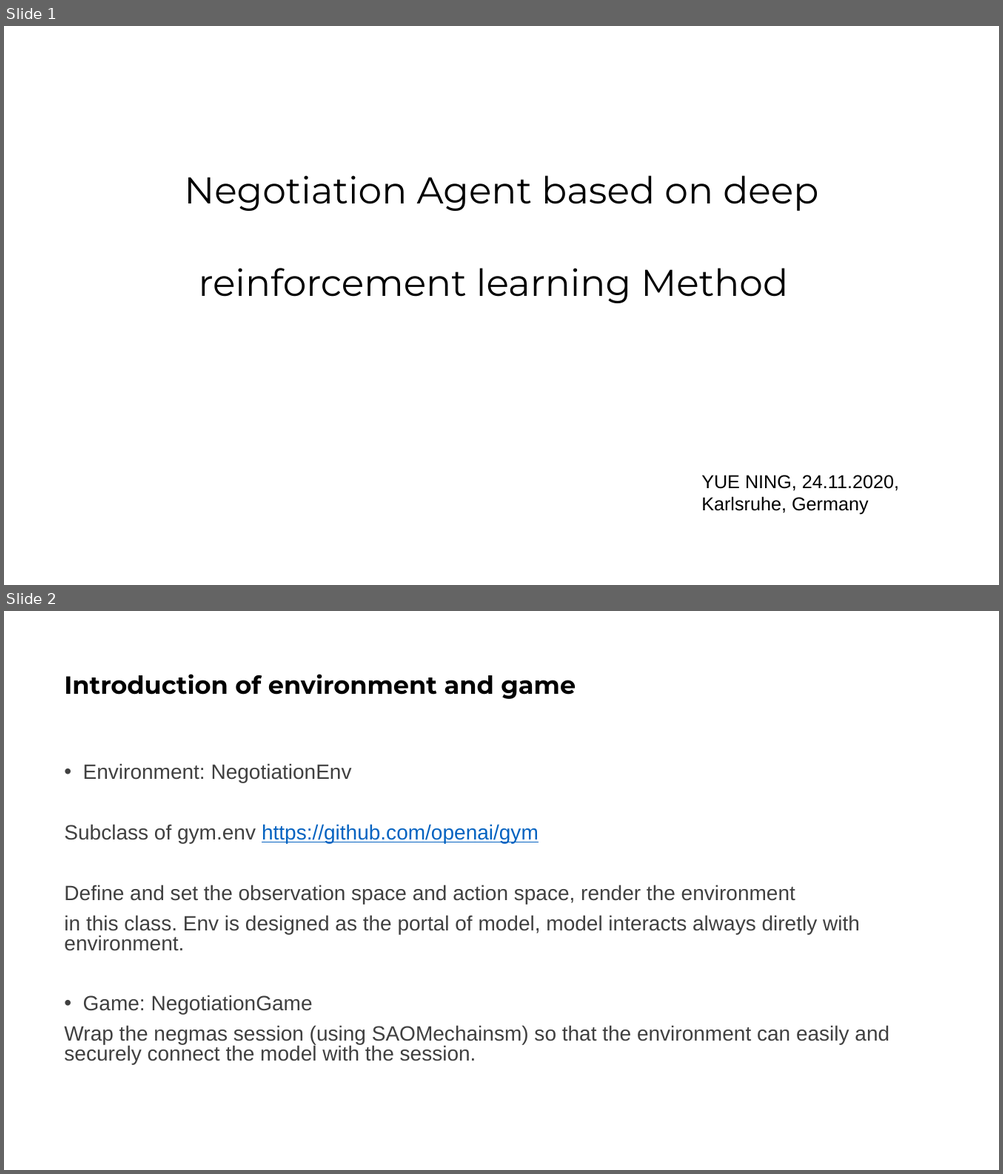
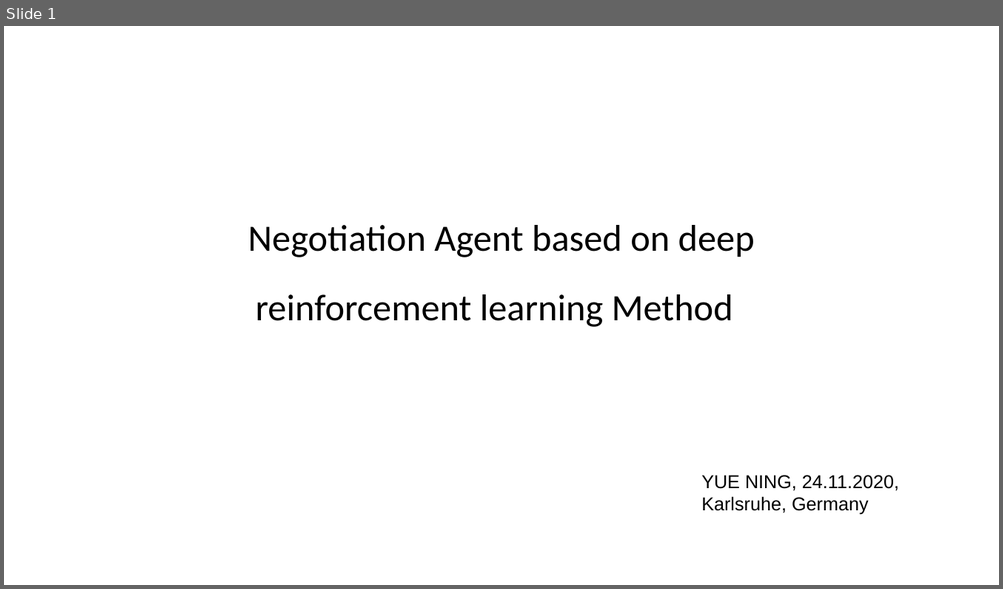
Before and after one commit to YueNing/summary_thesis, a slide deck: summary-2020-10a11/report.pptx. Shown one above the other, each under a label of ours: slides 1 and 2 before the commit, slide 1 after it. The pictures are 1003x1174 and 1003x589 pixels, drawn with LibreOffice and Linux fonts; fonts in the diff are those of the drawing; background and template pictures are left out. Boxes give left, top, right and bottom in pixels: in the first picture for what was removed or moved away, otherwise in the second. Text is boxed around its words. In the diff, an @@ line names an element or a change of style, - is before the commit and + after.

```diff
--- a/summary-2020-10a11/report.pptx
+++ b/summary-2020-10a11/report.pptx
@@ slide 2 removed at (4, 611, 999, 1170), background #FFFFFF @@
@@ title removed at (64, 674, 575, 699) @@
-Introduction of environment and game
@@ text removed at (64, 763, 889, 1065) @@
-• Environment: NegotiationEnv
-Subclass of gym.env https://github.com/openai/gym
-Define and set the observation space and action space, render the environment
-in this class. Env is designed as the portal of model, model interacts always diretly with environment.
-• Game: NegotiationGame
-Wrap the negmas session (using SAOMechainsm) so that the environment can easily and securely connect the model with the session.
@@ slide 1 changed as well @@
@@ title "Negotiation Agent based on deep ...": place and size @@
-title "Negotiation Agent based on deep ..." at (184, 175, 818, 304)
+title "Negotiation Agent based on deep ..." at (248, 225, 754, 327)
@@ title "Negotiation Agent based on deep ..." at (248, 225, 754, 327): font Montserrat to Calibri; line spacing 1.3 to 1 @@
```
Also in this commit, not shown: 7 other slides changed, 2 slides added, 1 other slide removed, 6 other files.
